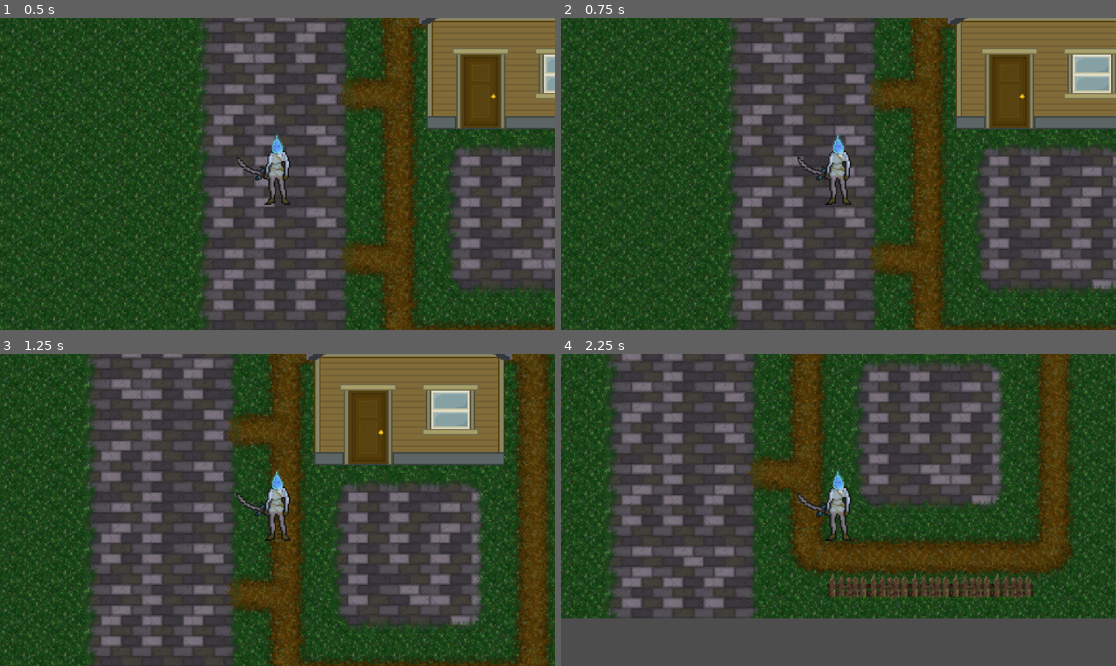
Above: before the commit, frames 1-4 (two rows, left to right).
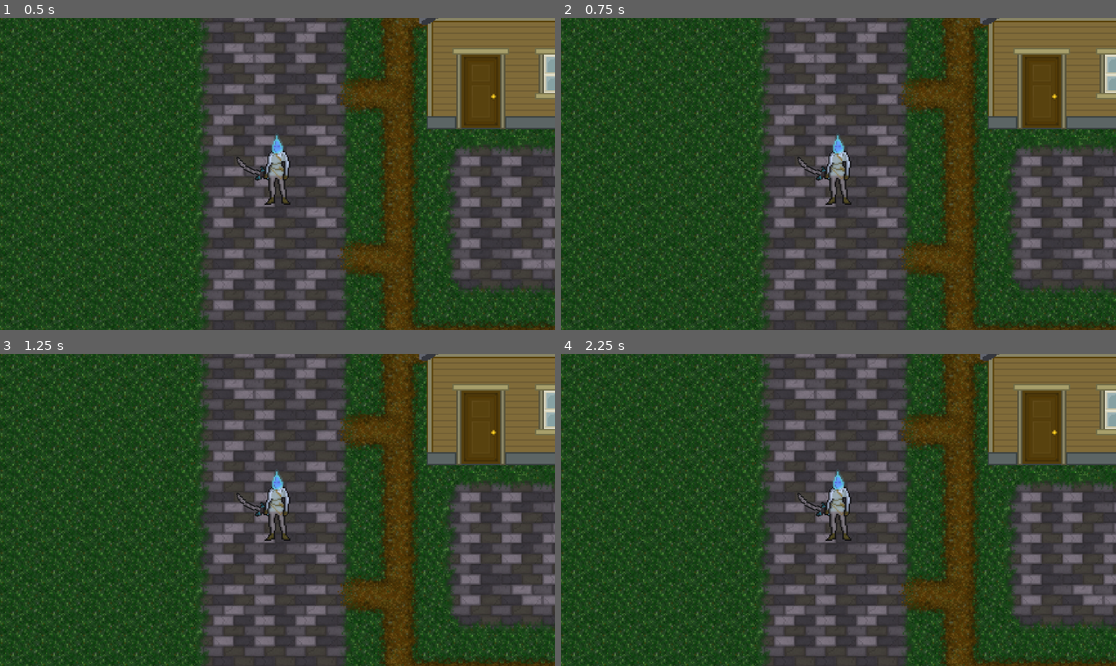
Above: after the commit, the same moments.

Repository: DropTheMag/Eldritch
Game: Godot game, scene res://node_2d.tscn
Two runs of this game, one before a commit and one after it. Both use one fixed random seed, a clock stepped at 60 frames per second and the inputs below. Before the commit the project starts from res://Main.tscn.
Inputs:
- Up to frame 1 (0.5 s): no input
- Up to frame 2 (0.75 s): tap Enter at 0.5 s; hold Right (ui_right) from 0.53 s (still down)
- Up to frame 3 (1.25 s): keep holding Right (ui_right)
- Up to frame 4 (2.25 s): release Right (ui_right) at 1.28 s; hold Down (ui_down) 1.28-2.03 s; hold Right (ui_right) from 2.03 s (still down)

Frame 1 is identical in both runs. In frame 2, 44% of the frame differs, in the area x 0-100%, y 0-100%; in frame 3, 71%; in frame 4, 79%.

Commit message:
Revert "move"
This reverts commit 77ab737cf992cd0d332f21f8538a33e1292a8f0a.

Diff:
--- a/EldritchPlayer.gd
+++ /dev/null
@@ -1,17 +0,0 @@
-extends Node2D
-
-var speed = 125
-
-func _process(delta):
-	var direction = Vector2()
-
-	if Input.is_action_pressed("ui_up"):
-		direction.y -= 1
-	if Input.is_action_pressed("ui_down"):
-		direction.y += 1
-	if Input.is_action_pressed("ui_left"):
-		direction.x -= 1
-	if Input.is_action_pressed("ui_right"):
-		direction.x += 1
-
-	position += direction.normalized() * speed * delta
--- a/EldritchPlayer.tscn
+++ b/EldritchPlayer.tscn
@@ -1,11 +1,9 @@
-[gd_scene load_steps=4 format=3 uid="uid://5v7eku1ehhaw"]
+[gd_scene load_steps=3 format=3 uid="uid://5v7eku1ehhaw"]
 
 [ext_resource type="Texture2D" uid="uid://bi8ue4vbablpy" path="res://Sprite-0002.png" id="1_g3o0t"]
-[ext_resource type="Script" path="res://EldritchPlayer.gd" id="1_v6pv8"]
 [ext_resource type="Texture2D" uid="uid://bqb8hjbijtap6" path="res://Sword.png" id="2_iwb0i"]
 
 [node name="Player" type="Node2D"]
-script = ExtResource("1_v6pv8")
 
 [node name="Character" type="Sprite2D" parent="."]
 z_index = 2
--- /dev/null
+++ b/Player.gd
@@ -0,0 +1,18 @@
+extends Sprite2D
+
+var speed = 100
+
+# Called every frame. 'delta' is the elapsed time since the previous frame.
+func _process(delta):
+	var direction = Vector2()
+
+	if Input.is_action_pressed("ui_right"):
+		direction.x += 1
+	if Input.is_action_pressed("ui_left"):
+		direction.x -= 1
+	if Input.is_action_pressed("ui_down"):
+		direction.y += 1
+	if Input.is_action_pressed("ui_up"):
+		direction.y -= 1
+
+	position += direction.normalized() * speed * delta
--- a/project.godot
+++ b/project.godot
@@ -11,7 +11,7 @@
 [application]
 
 config/name="Eldritch"
-run/main_scene="res://Main.tscn"
+run/main_scene="res://node_2d.tscn"
 config/features=PackedStringArray("4.2", "GL Compatibility")
 config/icon="res://icon.svg"
 
Not shown: 4 places in node_2d.tscn that only renumber resources
